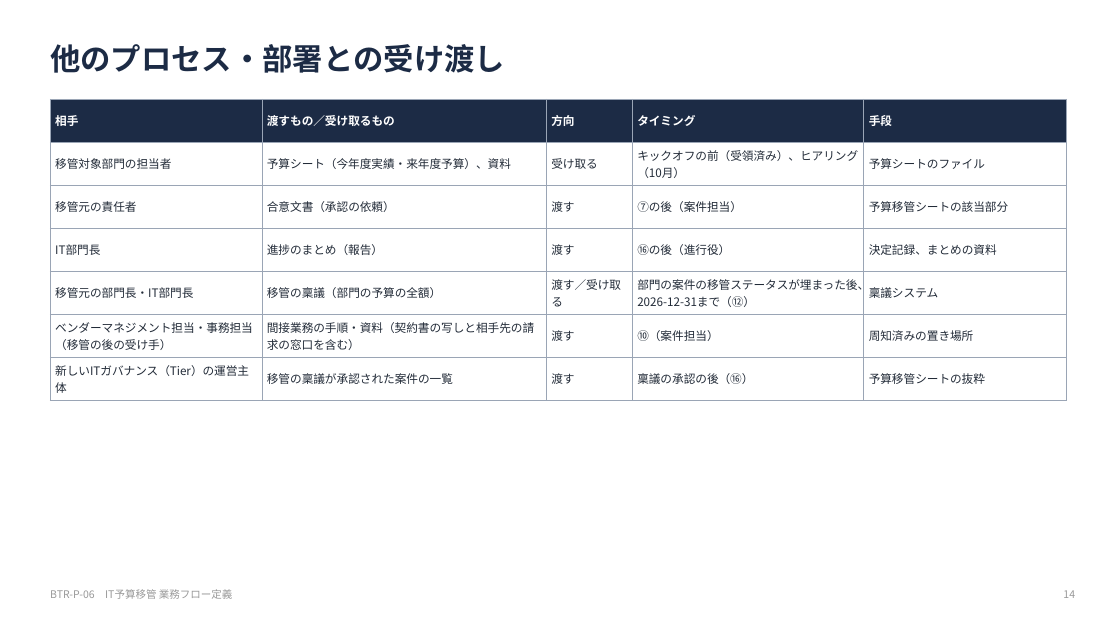
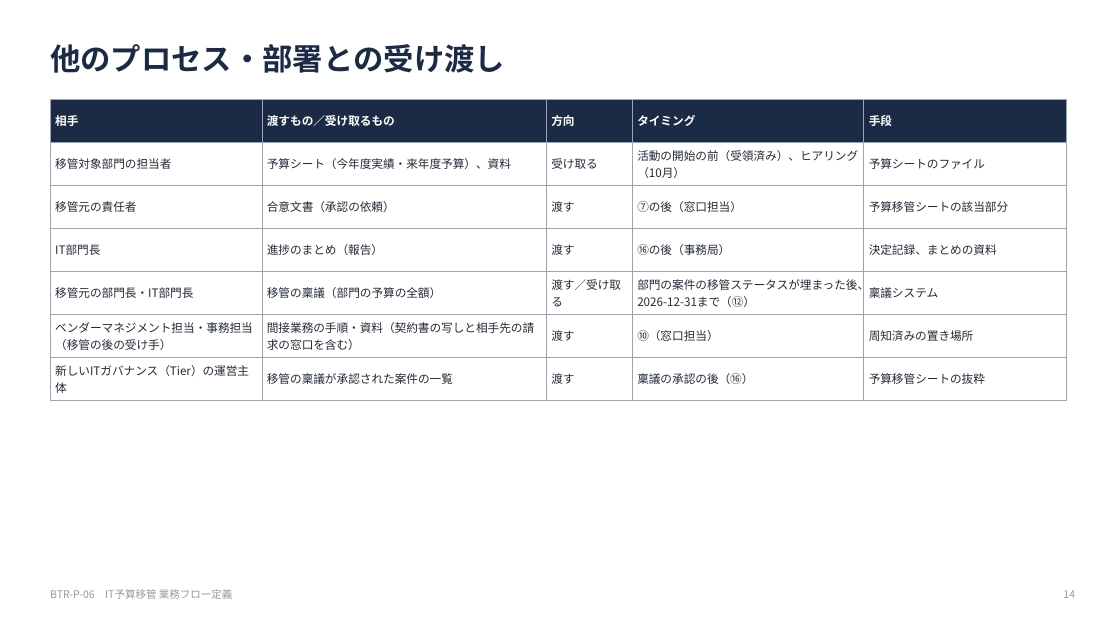
Before and after one commit to hiroyasu-komaki/temp, a slide deck: slide 14 of budget-transfer/process/06-process-definition.pptx. Drawn at 1120x630 pixels with LibreOffice and Linux fonts; fonts in the diff are those of the drawing. Boxes give left, top, right and bottom in pixels: in the first picture for what was removed or moved away, otherwise in the second. Text is boxed around its words. In the diff, an @@ line names an element or a change of style, - is before the commit and + after.

```diff
--- a/budget-transfer/process/06-process-definition.pptx
+++ b/budget-transfer/process/06-process-definition.pptx
@@ table at bbox=[50, 99, 1067, 400] @@
-row 2, column 4: キックオフの前（受領済み）、ヒアリング（10月）
+row 2, column 4: 活動の開始の前（受領済み）、ヒアリング（10月）
-row 3, column 4: ⑦の後（案件担当）
+row 3, column 4: ⑦の後（窓口担当）
-row 4, column 4: ⑯の後（進行役）
+row 4, column 4: ⑯の後（事務局）
-row 6, column 4: ⑩（案件担当）
+row 6, column 4: ⑩（窓口担当）
```
Also in this commit, not shown: 13 other slides changed, 19 other files.
